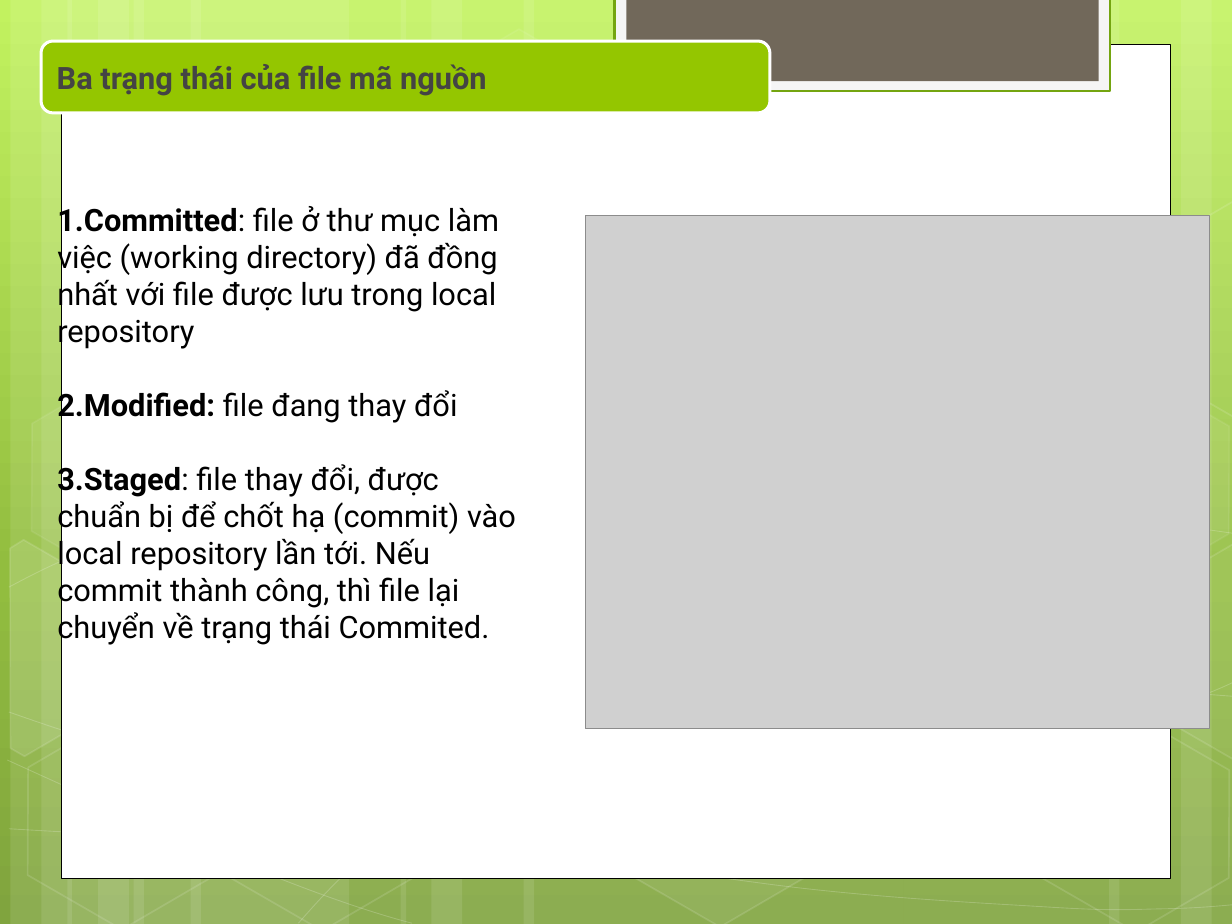
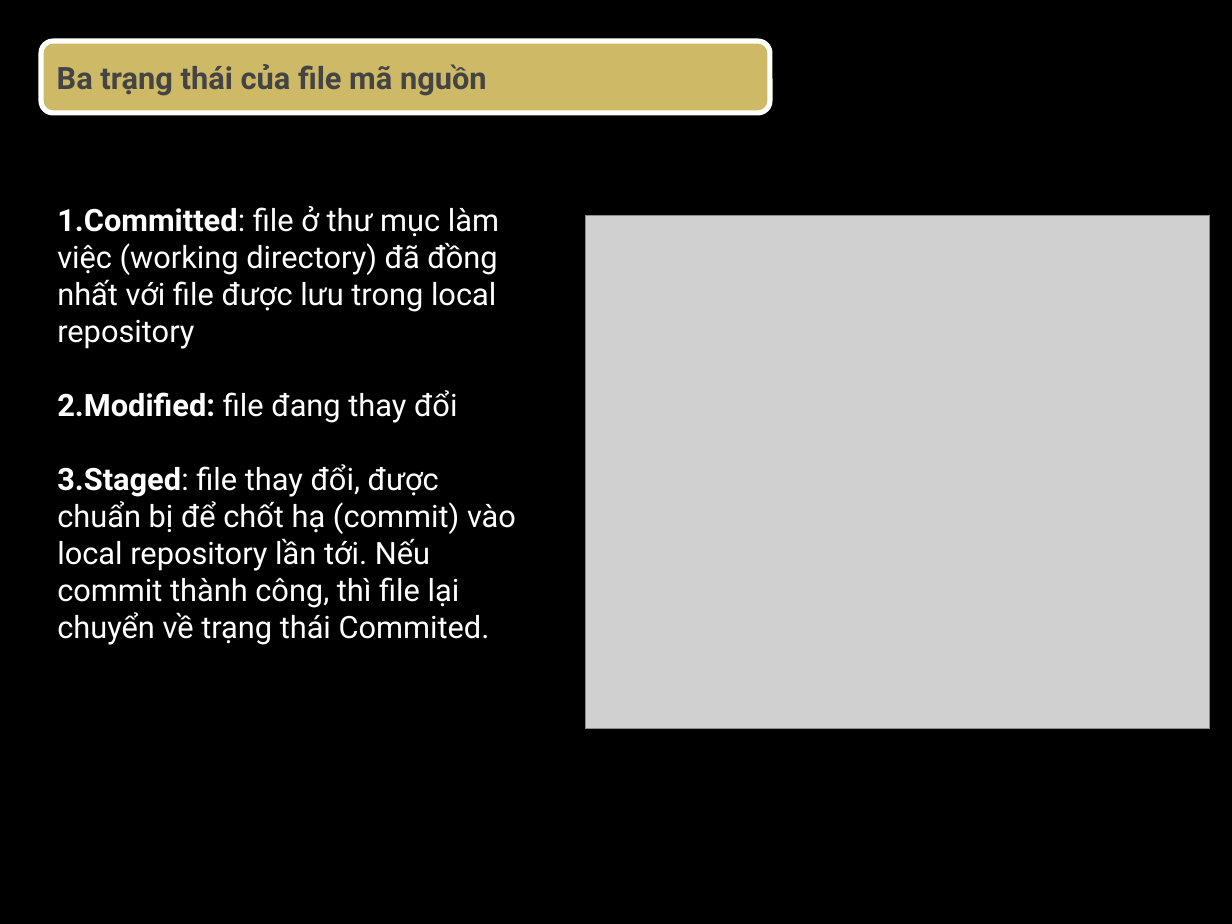
Before and after one commit to vothihoangyen/demott8-6, a slide deck: slide 7 of GIT-AND-GITHUB.pptx. Drawn at 1232x924 pixels with LibreOffice and Linux fonts; fonts in the diff are those of the drawing; grey boxes stand for pictures; background and template pictures are left out. Boxes give left, top, right and bottom in pixels: in the first picture for what was removed or moved away, otherwise in the second. Text is boxed around its words. In the diff, an @@ line names an element or a change of style, - is before the commit and + after.

```diff
--- a/GIT-AND-GITHUB.pptx
+++ b/GIT-AND-GITHUB.pptx
@@ rectangle removed at box(615, 0, 1110, 91) @@
@@ rectangle removed at box(626, 0, 1098, 81) @@
@@ rounded rectangle "Ba trạng thái của file ..." at box(41, 41, 770, 112): fill #94C600 to #CEB966; outline #FFFFFF 1.75 pt to #FFFFFF 3 pt; shadow on @@
@@ rectangle removed at box(62, 44, 1170, 877) @@
@@ group removed at box(0, 0, 1232, 924): 12 rectangles, 8 freeform shapes, 8 hexagons @@
@@ text "Committed: file ở thư mục ..." at box(57, 206, 516, 645): text colour #000000 to #FFFFFF @@
```
Also in this commit, not shown: 10 other slides changed.
